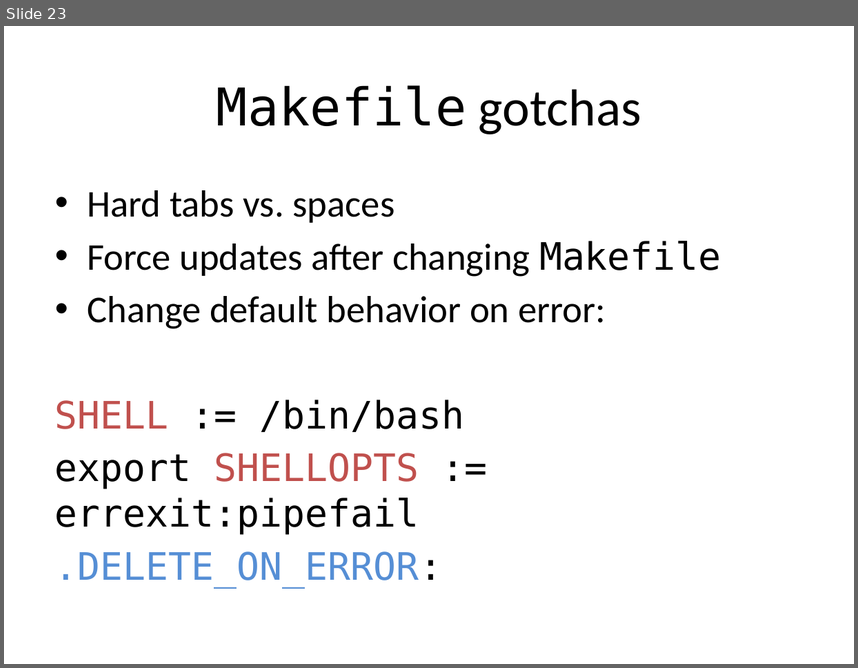
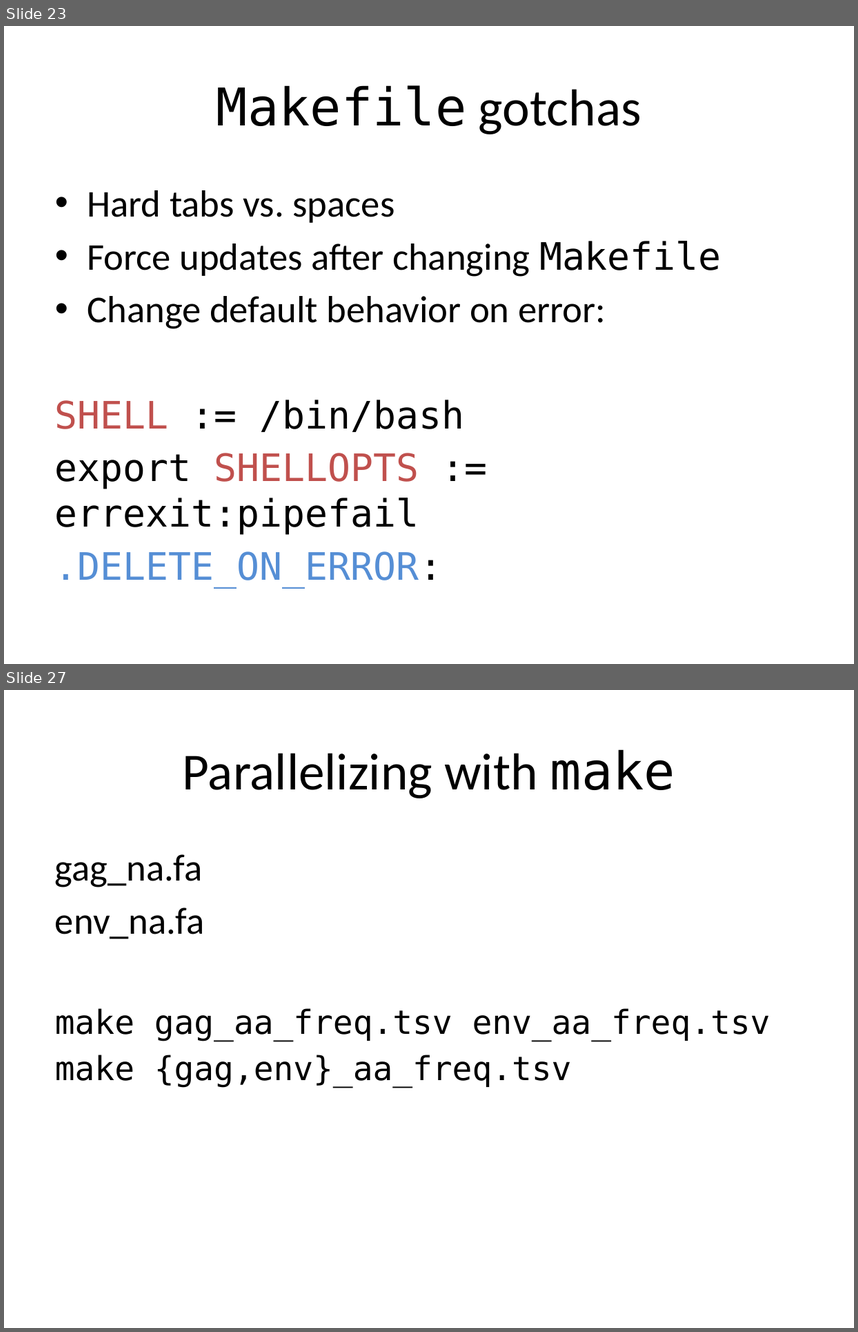
Before and after one commit to tsibley/Workflows-and-Parallel-Processing, a slide deck: CBG-2014-05-06.pptx. Shown one above the other, each under a label of ours: slide 23 before the commit, slides 23 and 27 after it; the slides between them are not shown. The pictures are 858x668 and 858x1332 pixels, drawn with LibreOffice and Linux fonts; fonts in the diff are those of the drawing. Boxes give left, top, right and bottom in pixels: in the first picture for what was removed or moved away, otherwise in the second. Text is boxed around its words. In the diff, an @@ line names an element or a change of style, - is before the commit and + after.

```diff
--- a/CBG-2014-05-06.pptx
+++ b/CBG-2014-05-06.pptx
@@ slide 27 added at (4, 690, 854, 1328), background #FFFFFF @@
@@ title added at (183, 749, 675, 798), 44 pt, text #000000 @@
+Parallelizing with make
@@ text added at (55, 854, 771, 1087), 28 pt, text #000000 @@
+gag_na.fa
+env_na.fa
+make gag_aa_freq.tsv env_aa_freq.tsv
+make {gag,env}_aa_freq.tsv
```
Also in this commit, not shown: 3 slides changed, 14 other slides added, 1 slide removed.
